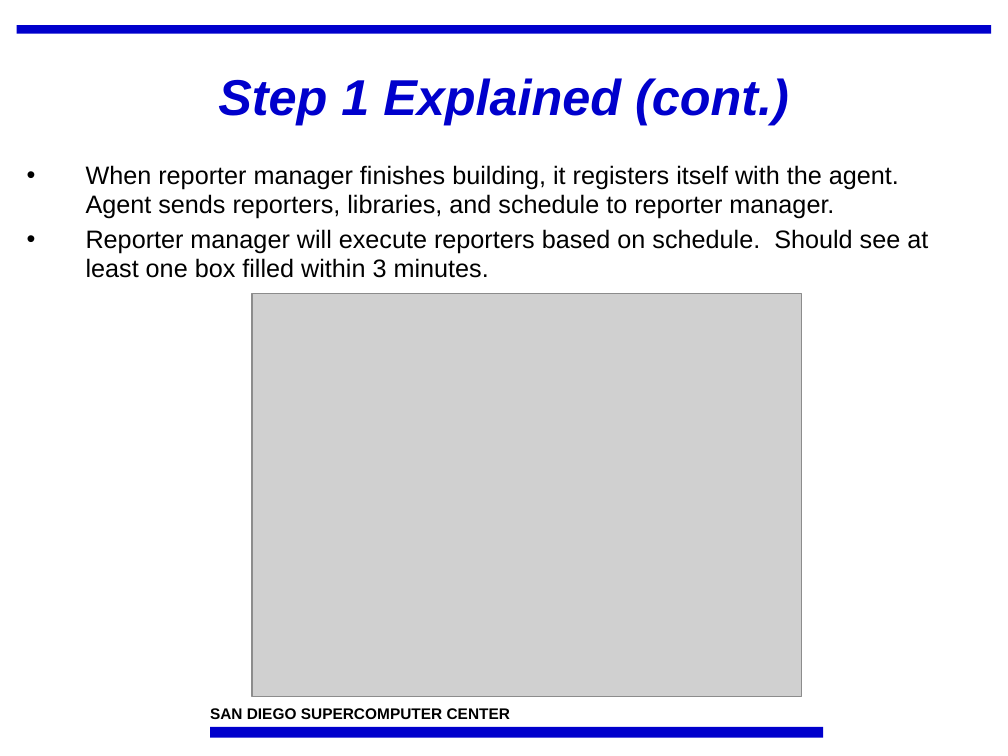
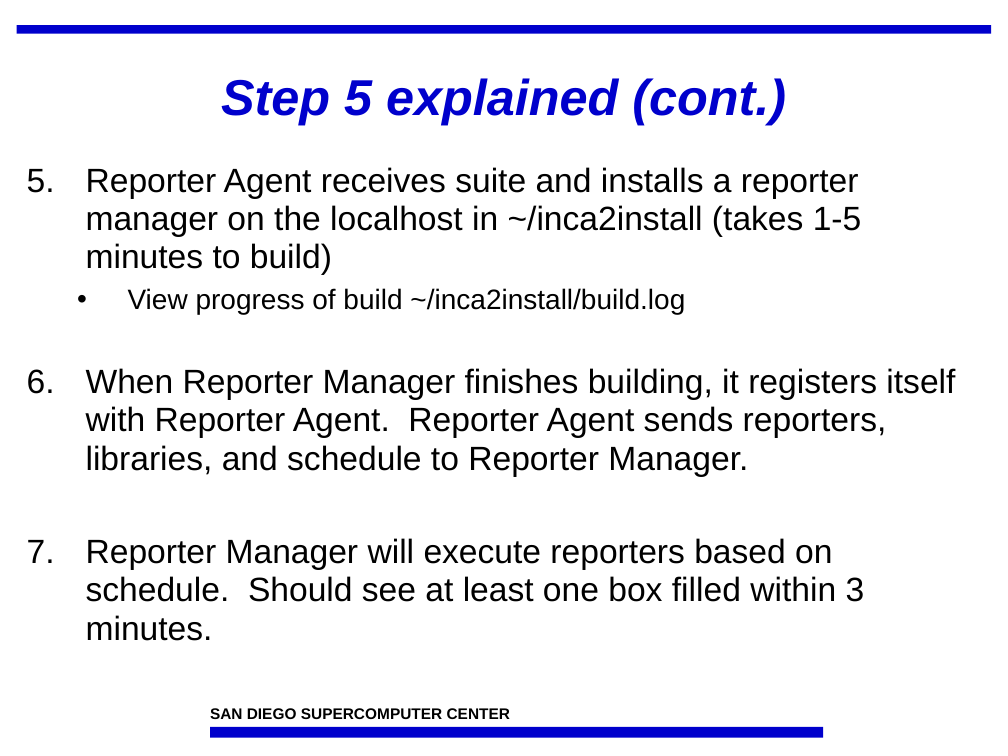
Before and after one commit to IncaProject/inca-xsede, a slide deck: slide 9 of talks/feb-06-workshop/deploy1.ppt. Drawn at 1008x756 pixels with LibreOffice and Linux fonts; fonts in the diff are those of the drawing; grey boxes stand for pictures; background and template pictures are left out. Boxes give left, top, right and bottom in pixels: in the first picture for what was removed or moved away, otherwise in the second. Text is boxed around its words. In the diff, an @@ line names an element or a change of style, - is before the commit and + after.

Commit message:
Updated based on feedback

```diff
--- a/talks/feb-06-workshop/deploy1.ppt
+++ b/talks/feb-06-workshop/deploy1.ppt
@@ title at (221, 78, 786, 125): text changed @@
-Step 1 Explained (cont.)
+Step 5 explained (cont.)
@@ text at (86, 167, 955, 641): text changed; size 18 to 24 pt @@
-• When reporter manager finishes building, it registers itself with the agent. Agent sends reporters, libraries, and schedule to reporter manager.
-• Reporter manager will execute reporters based on schedule. Should see at least one box filled within 3 minutes.
+5. Reporter Agent receives suite and installs a reporter manager on the localhost in ~/inca2install (takes 1-5 minutes to build)
+  • View progress of build ~/inca2install/build.log
+6. When Reporter Manager finishes building, it registers itself with Reporter Agent. Reporter Agent sends reporters, libraries, and schedule to Reporter Manager.
+7. Reporter Manager will execute reporters based on schedule. Should see at least one box filled within 3 minutes.
@@ picture removed at (252, 294, 801, 698) @@
```
Also in this commit, not shown: 7 other slides changed, 3 slides added, 18 slides removed.
